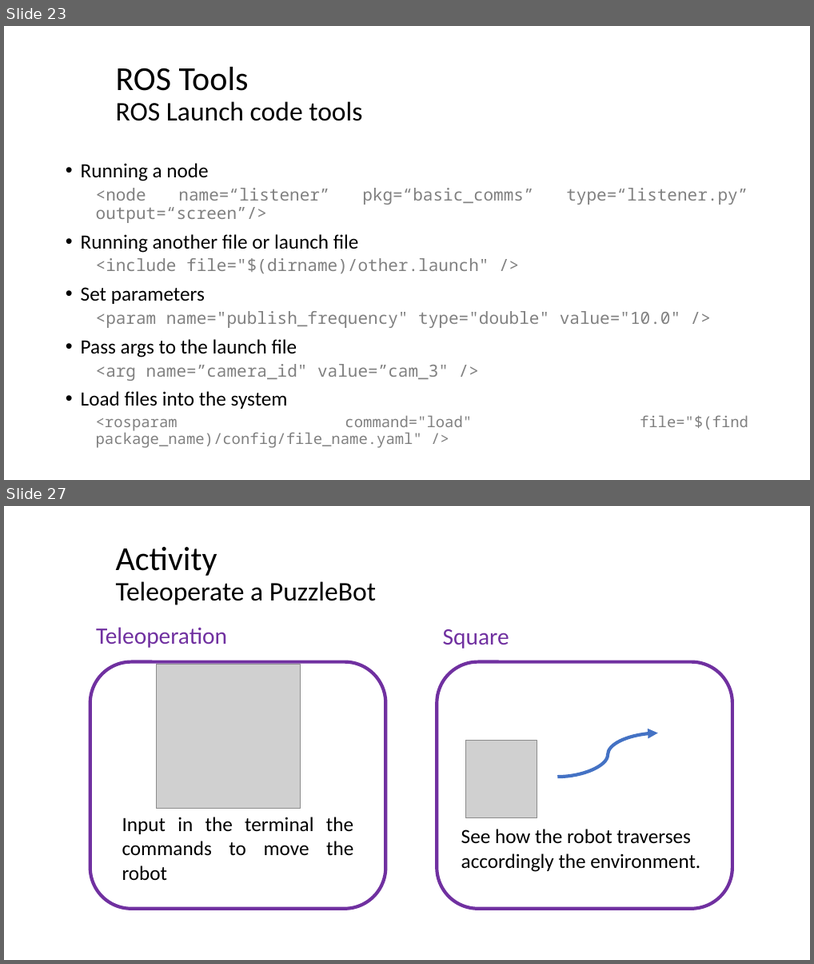
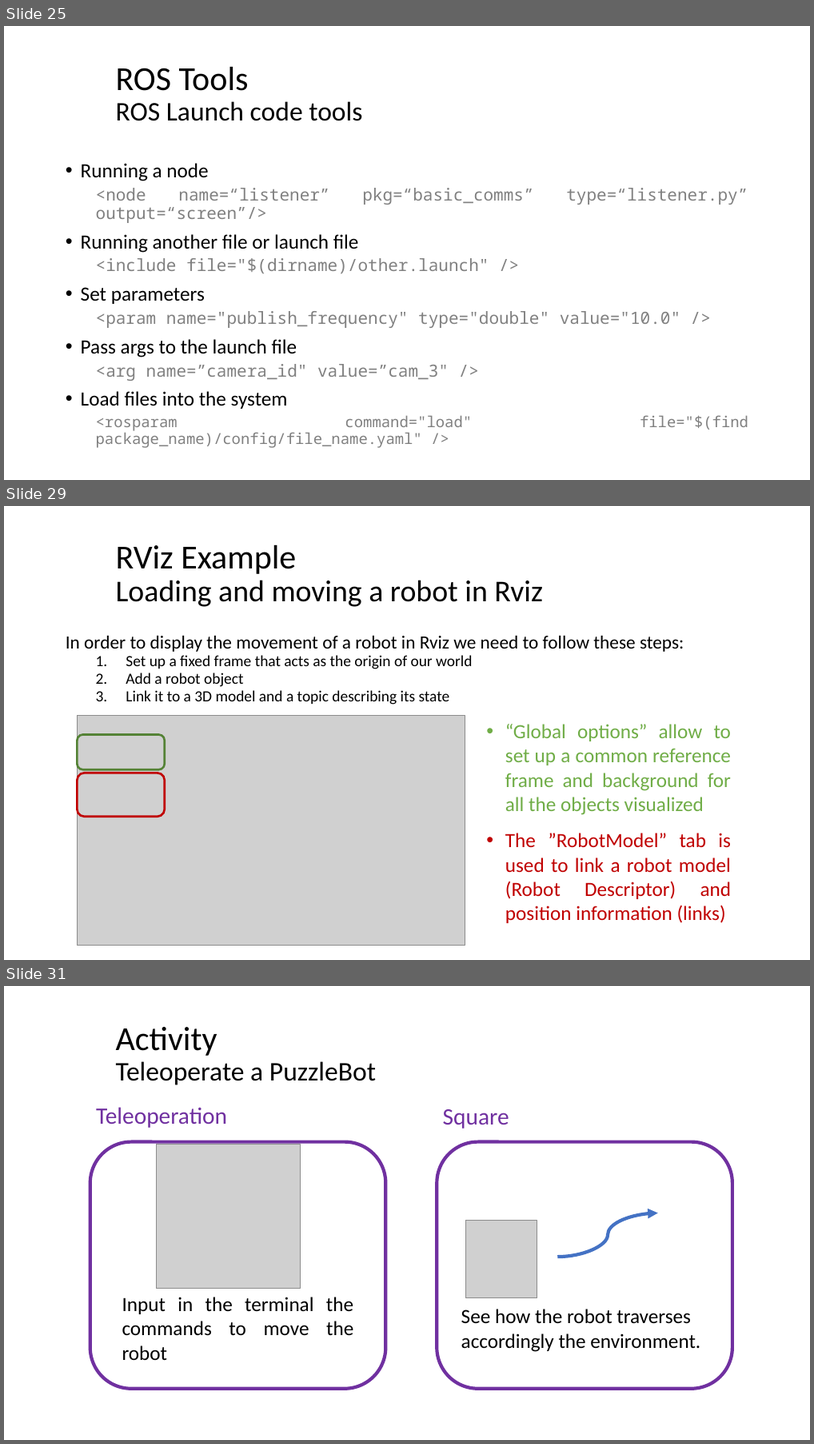
Before and after one commit to josefigarola/ManipulatorsFeb2022-Students, a slide deck: 17_02_2022/Introduction to ROS.pptx. Shown one above the other, each under a label of ours: slides 23 and 27 before the commit, slides 25, 29 and 31 after it; the slides between them are not shown. The pictures are 814x964 and 814x1444 pixels, drawn with LibreOffice and Linux fonts; fonts in the diff are those of the drawing; grey boxes stand for pictures; background and template pictures are left out. Boxes give left, top, right and bottom in pixels: in the first picture for what was removed or moved away, otherwise in the second. Text is boxed around its words. In the diff, an @@ line names an element or a change of style, - is before the commit and + after.

```diff
--- a/17_02_2022/Introduction to ROS.pptx
+++ b/17_02_2022/Introduction to ROS.pptx
@@ slide 29 added at [4, 506, 810, 960], background #FFFFFF @@
@@ title added at [116, 545, 543, 607], 36 pt, text #000000 @@
+RViz Example
+Loading and moving a robot in Rviz
@@ text added at [66, 635, 684, 704], 18.5 pt, text #000000 @@
+In order to display the movement of a robot in Rviz we need to follow these steps:
+  1. Set up a fixed frame that acts as the origin of our world
+  2. Add a robot object
+  3. Link it to a 3D model and a topic describing its state
@@ picture added at [77, 716, 465, 945] @@
@@ rounded rectangle added at [77, 735, 165, 770], outline #548235 2.5 pt @@
@@ text added at [506, 724, 732, 815], 24 pt, text #70AD47 @@
+• “Global options” allow to set up a common reference frame and background for all the objects visualized
@@ rounded rectangle added at [77, 772, 165, 816], outline #C00000 2.5 pt @@
@@ text added at [506, 832, 732, 923], 24 pt, text #C00000 @@
+• The ”RobotModel” tab is used to link a robot model (Robot Descriptor) and position information (links)
@@ what was slide 23 is now slide 25 @@
@@ what was slide 27 is now slide 31 @@
```
Also in this commit, not shown: 1 slide changed, 3 other slides added.
